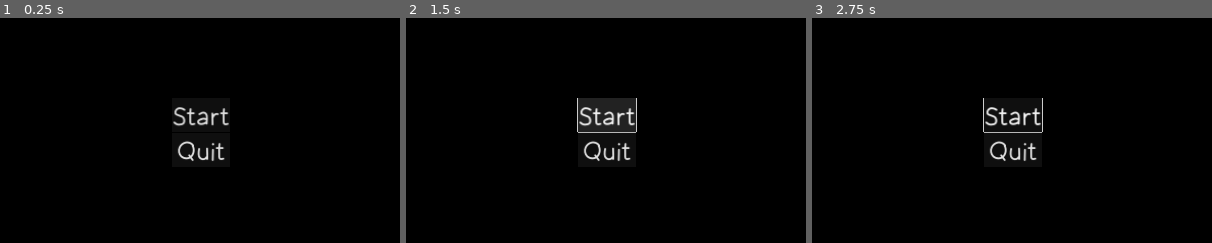
Above: before the commit, frames 1-3 (left to right).
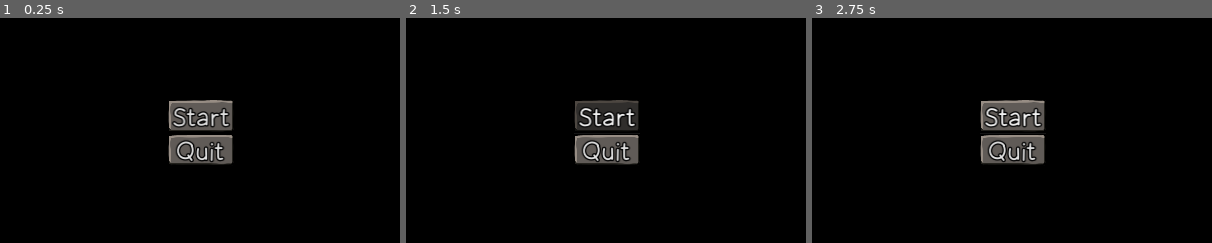
Above: after the commit, the same moments.

Repository: emil-judin/jam-burnout
Game: Godot game, scene res://scenes/ui/menu/MainMenu.tscn
The game is run twice, just before and just after one commit, with the same random seed, the same clock (stepped at 60 frames per second) and the same inputs. The engine's default icon, where the game draws it, is replaced by a stand-in: a white triangle on a blue panel in a dark square. Video files are missing from this copy of the repository; at most half a second of black plays in their place. Sound files missing from this copy of the repository are replaced by a short silence.
Inputs (mouse positions are % of the whole screen's width and height, from its top left):
- Up to frame 1 (0.25 s): no input
- Up to frame 2 (1.5 s): click "Start" at 0.5 s; click "Start" at 1.25 s
- Up to frame 3 (2.75 s): tap Enter (skip_cutscene) at 2 s; move the mouse to (72, 45) at 2.02 s; hold D (right) from 2.03 s (still down); tap ] (+) at 2.1 s
The pictures show only the part of the screen within x 25-75%, y 49-99%; the shares and areas given below are measured in that part.

The runs differ from the first frame. In frame 1, 3.5% of the frame differs, in the area x 42-59%, y 36-65%; in frame 2, 2.8%; in frame 3, 3.6%, in the area x 42-59%, y 35-65%.

Commit message:
button overhaul

Diff:
--- /dev/null
+++ b/burnout/assets/sprites/button_style_box.tres
@@ -0,0 +1,8 @@
+[gd_resource type="StyleBoxTexture" load_steps=2 format=3 uid="uid://d30st0mo7ybvs"]
+
+[ext_resource type="Texture2D" uid="uid://lrdfdy6temgy" path="res://assets/sprites/button.png" id="1_mi0md"]
+
+[resource]
+texture = ExtResource("1_mi0md")
+texture_margin_left = 25.0
+texture_margin_right = 25.0
--- a/burnout/scenes/game/EndScreen.tscn
+++ b/burnout/scenes/game/EndScreen.tscn
@@ -1,12 +1,24 @@
-[gd_scene load_steps=6 format=3 uid="uid://cg3k045guh3ha"]
+[gd_scene load_steps=10 format=3 uid="uid://cg3k045guh3ha"]
 
 [ext_resource type="Script" path="res://scripts/end_screen.gd" id="1_vv31f"]
 [ext_resource type="FontFile" uid="uid://dkm8unjw64txc" path="res://assets/fonts/morning_breeze/MorningBreeze-Light.otf" id="2_sf441"]
 [ext_resource type="FontFile" uid="uid://buqhriudoc8ou" path="res://assets/fonts/Lacquer-Regular.ttf" id="2_v8ytp"]
 [ext_resource type="AudioStream" uid="uid://b48juf0xcylqx" path="res://assets/sounds/Background/Highscore board sound.mp3" id="3_14r8a"]
+[ext_resource type="Texture2D" uid="uid://boe7m2mkqlwyl" path="res://assets/sprites/Button_hover.png" id="4_fjj6w"]
+[ext_resource type="Texture2D" uid="uid://lrdfdy6temgy" path="res://assets/sprites/button.png" id="4_vpqso"]
 
 [sub_resource type="StyleBoxFlat" id="StyleBoxFlat_l6527"]
 bg_color = Color(0, 0, 0, 1)
+
+[sub_resource type="StyleBoxTexture" id="StyleBoxTexture_b3c3l"]
+texture = ExtResource("4_fjj6w")
+texture_margin_left = 25.0
+texture_margin_right = 25.0
+
+[sub_resource type="StyleBoxTexture" id="StyleBoxTexture_gwatw"]
+texture = ExtResource("4_vpqso")
+texture_margin_left = 25.0
+texture_margin_right = 25.0
 
 [node name="EndScreen" type="Control" node_paths=PackedStringArray("run_time_display", "name_input")]
 layout_mode = 3
@@ -65,8 +77,17 @@
 layout_mode = 2
 size_flags_horizontal = 4
 size_flags_vertical = 10
+theme_override_constants/outline_size = 25
 theme_override_fonts/font = ExtResource("2_sf441")
 theme_override_font_sizes/font_size = 160
+theme_override_styles/hover_pressed_mirrored = SubResource("StyleBoxTexture_b3c3l")
+theme_override_styles/hover_pressed = SubResource("StyleBoxTexture_b3c3l")
+theme_override_styles/hover_mirrored = SubResource("StyleBoxTexture_b3c3l")
+theme_override_styles/hover = SubResource("StyleBoxTexture_b3c3l")
+theme_override_styles/pressed_mirrored = SubResource("StyleBoxTexture_b3c3l")
+theme_override_styles/pressed = SubResource("StyleBoxTexture_b3c3l")
+theme_override_styles/normal_mirrored = SubResource("StyleBoxTexture_gwatw")
+theme_override_styles/normal = SubResource("StyleBoxTexture_gwatw")
 text = "Save"
 
 [node name="GameOverSound" type="AudioStreamPlayer" parent="."]
--- a/burnout/scenes/game/HighscoreBoard.tscn
+++ b/burnout/scenes/game/HighscoreBoard.tscn
@@ -6,9 +6,31 @@
 [ext_resource type="Texture2D" uid="uid://cm238pej1sth" path="res://assets/sprites/golden_trophy.PNG" id="3_n5urq"]
 [ext_resource type="Texture2D" uid="uid://b10tofdraiyqv" path="res://assets/sprites/silver_trophy.PNG" id="4_1d6cm"]
 [ext_resource type="Texture2D" uid="uid://ex24kepjftm6" path="res://assets/sprites/bronze_trophy.PNG" id="5_gp4o6"]
+[ext_resource type="Texture2D" uid="uid://boe7m2mkqlwyl" path="res://assets/sprites/Button_hover.png" id="7_h1bfp"]
+[ext_resource type="Texture2D" uid="uid://lrdfdy6temgy" path="res://assets/sprites/button.png" id="8_0itym"]
+[ext_resource type="StyleBox" uid="uid://d30st0mo7ybvs" path="res://assets/sprites/button_style_box.tres" id="9_pf31g"]
 
 [sub_resource type="StyleBoxFlat" id="StyleBoxFlat_6wp5o"]
 bg_color = Color(0, 0, 0, 1)
+
+[sub_resource type="StyleBoxTexture" id="StyleBoxTexture_v8w6l"]
+texture = ExtResource("7_h1bfp")
+texture_margin_left = 25.0
+texture_margin_top = 14.0
+texture_margin_right = 25.0
+texture_margin_bottom = 41.0
+
+[sub_resource type="StyleBoxTexture" id="StyleBoxTexture_l61cm"]
+texture = ExtResource("8_0itym")
+texture_margin_left = 25.0
+texture_margin_top = 14.0
+texture_margin_right = 25.0
+texture_margin_bottom = 41.0
+
+[sub_resource type="StyleBoxTexture" id="StyleBoxTexture_o0j3p"]
+texture = ExtResource("7_h1bfp")
+texture_margin_left = 25.0
+texture_margin_right = 25.0
 
 [node name="HighscoreBoard" type="Control" node_paths=PackedStringArray("first_place_label", "second_place_label", "third_place_label", "highscore_display", "highscore_scroll_container")]
 layout_mode = 3
@@ -151,16 +173,34 @@
 layout_mode = 2
 size_flags_horizontal = 4
 size_flags_vertical = 10
+theme_override_constants/outline_size = 25
 theme_override_fonts/font = ExtResource("2_owhxi")
 theme_override_font_sizes/font_size = 140
+theme_override_styles/hover_pressed_mirrored = SubResource("StyleBoxTexture_v8w6l")
+theme_override_styles/hover_pressed = SubResource("StyleBoxTexture_v8w6l")
+theme_override_styles/hover_mirrored = SubResource("StyleBoxTexture_v8w6l")
+theme_override_styles/hover = SubResource("StyleBoxTexture_v8w6l")
+theme_override_styles/pressed_mirrored = SubResource("StyleBoxTexture_v8w6l")
+theme_override_styles/pressed = SubResource("StyleBoxTexture_v8w6l")
+theme_override_styles/normal_mirrored = SubResource("StyleBoxTexture_l61cm")
+theme_override_styles/normal = SubResource("StyleBoxTexture_l61cm")
 text = "Play Again"
 
 [node name="QuitButton" type="Button" parent="MarginContainer/VBoxContainer/VBoxContainer"]
 layout_mode = 2
 size_flags_horizontal = 4
 size_flags_vertical = 10
+theme_override_constants/outline_size = 25
 theme_override_fonts/font = ExtResource("2_owhxi")
 theme_override_font_sizes/font_size = 140
+theme_override_styles/hover_pressed_mirrored = SubResource("StyleBoxTexture_o0j3p")
+theme_override_styles/hover_pressed = SubResource("StyleBoxTexture_o0j3p")
+theme_override_styles/hover_mirrored = SubResource("StyleBoxTexture_o0j3p")
+theme_override_styles/hover = SubResource("StyleBoxTexture_o0j3p")
+theme_override_styles/pressed_mirrored = SubResource("StyleBoxTexture_o0j3p")
+theme_override_styles/pressed = SubResource("StyleBoxTexture_o0j3p")
+theme_override_styles/normal_mirrored = ExtResource("9_pf31g")
+theme_override_styles/normal = ExtResource("9_pf31g")
 text = "Quit"
 
 [connection signal="pressed" from="MarginContainer/VBoxContainer/VBoxContainer/ReplayButton" to="." method="_on_replay_pressed"]
--- a/burnout/scenes/ui/menu/MainMenu.tscn
+++ b/burnout/scenes/ui/menu/MainMenu.tscn
@@ -1,11 +1,33 @@
-[gd_scene load_steps=5 format=3 uid="uid://fue3k8fdh75p"]
+[gd_scene load_steps=11 format=3 uid="uid://fue3k8fdh75p"]
 
 [ext_resource type="Script" path="res://scripts/main_menu.gd" id="1_xm6ub"]
 [ext_resource type="FontFile" uid="uid://buqhriudoc8ou" path="res://assets/fonts/Lacquer-Regular.ttf" id="2_357cy"]
 [ext_resource type="FontFile" uid="uid://dkm8unjw64txc" path="res://assets/fonts/morning_breeze/MorningBreeze-Light.otf" id="3_tov7v"]
+[ext_resource type="Texture2D" uid="uid://lrdfdy6temgy" path="res://assets/sprites/button.png" id="4_8h0iq"]
+[ext_resource type="Texture2D" uid="uid://boe7m2mkqlwyl" path="res://assets/sprites/Button_hover.png" id="4_fsa78"]
 
 [sub_resource type="StyleBoxFlat" id="StyleBoxFlat_e6280"]
 bg_color = Color(0, 0, 0, 1)
+
+[sub_resource type="StyleBoxTexture" id="StyleBoxTexture_i8uho"]
+texture = ExtResource("4_fsa78")
+texture_margin_left = 25.0
+texture_margin_right = 25.0
+
+[sub_resource type="StyleBoxTexture" id="StyleBoxTexture_goyio"]
+texture = ExtResource("4_8h0iq")
+texture_margin_left = 25.0
+texture_margin_right = 25.0
+
+[sub_resource type="StyleBoxTexture" id="StyleBoxTexture_a0bol"]
+texture = ExtResource("4_fsa78")
+texture_margin_left = 20.0
+texture_margin_right = 30.0
+
+[sub_resource type="StyleBoxTexture" id="StyleBoxTexture_h708g"]
+texture = ExtResource("4_8h0iq")
+texture_margin_left = 20.0
+texture_margin_right = 30.0
 
 [node name="MainMenu" type="Control"]
 layout_mode = 3
@@ -75,14 +97,33 @@
 [node name="StartButton" type="Button" parent="MarginContainer/VBoxContainer/VBoxContainer2"]
 layout_mode = 2
 size_flags_horizontal = 4
+theme_override_constants/outline_size = 25
+theme_override_constants/align_to_largest_stylebox = 1
 theme_override_fonts/font = ExtResource("3_tov7v")
 theme_override_font_sizes/font_size = 150
+theme_override_styles/hover_pressed_mirrored = SubResource("StyleBoxTexture_i8uho")
+theme_override_styles/hover_pressed = SubResource("StyleBoxTexture_i8uho")
+theme_override_styles/hover_mirrored = SubResource("StyleBoxTexture_i8uho")
+theme_override_styles/hover = SubResource("StyleBoxTexture_i8uho")
+theme_override_styles/pressed_mirrored = SubResource("StyleBoxTexture_i8uho")
+theme_override_styles/pressed = SubResource("StyleBoxTexture_i8uho")
+theme_override_styles/normal_mirrored = SubResource("StyleBoxTexture_goyio")
+theme_override_styles/normal = SubResource("StyleBoxTexture_goyio")
 text = "Start"
 
 [node name="QuitButton" type="Button" parent="MarginContainer/VBoxContainer/VBoxContainer2"]
 layout_mode = 2
+theme_override_constants/outline_size = 25
 theme_override_fonts/font = ExtResource("3_tov7v")
 theme_override_font_sizes/font_size = 150
+theme_override_styles/hover_pressed_mirrored = SubResource("StyleBoxTexture_a0bol")
+theme_override_styles/hover_pressed = SubResource("StyleBoxTexture_a0bol")
+theme_override_styles/hover_mirrored = SubResource("StyleBoxTexture_a0bol")
+theme_override_styles/hover = SubResource("StyleBoxTexture_a0bol")
+theme_override_styles/pressed_mirrored = SubResource("StyleBoxTexture_a0bol")
+theme_override_styles/pressed = SubResource("StyleBoxTexture_a0bol")
+theme_override_styles/normal_mirrored = SubResource("StyleBoxTexture_h708g")
+theme_override_styles/normal = SubResource("StyleBoxTexture_h708g")
 text = "Quit"
 
 [connection signal="pressed" from="MarginContainer/VBoxContainer/VBoxContainer2/StartButton" to="." method="_on_start_button_clicked"]
Binary file added: burnout/assets/sprites/Button_hover.png
Not shown, added: burnout/assets/sprites/Button_hover.png.import
Not shown: 1 places in burnout/scenes/game/HighscoreBoard.tscn that only renumber resources
